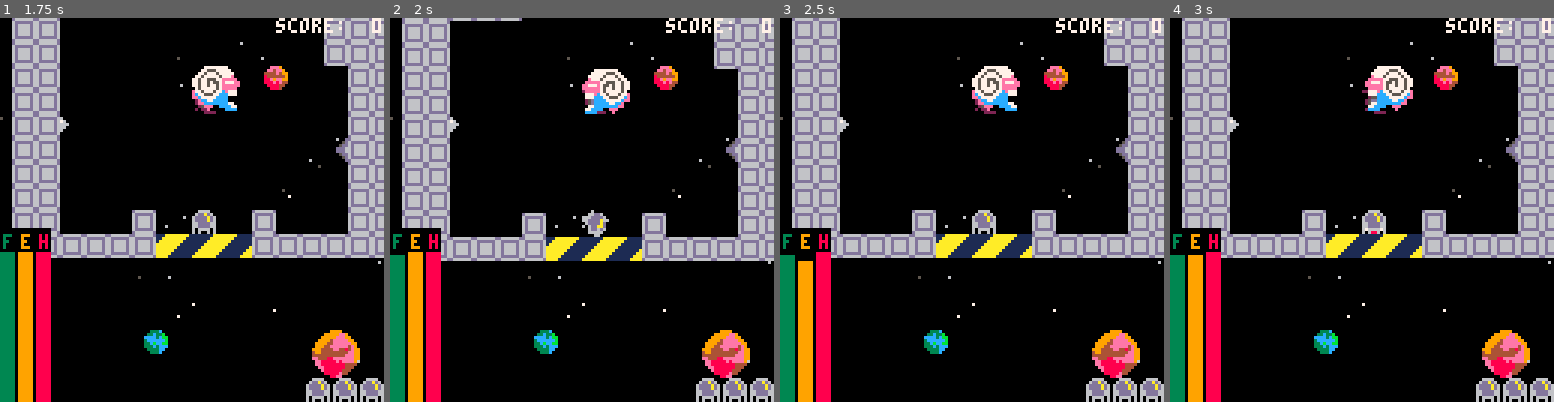
Above: before the commit, frames 1-4 (left to right).
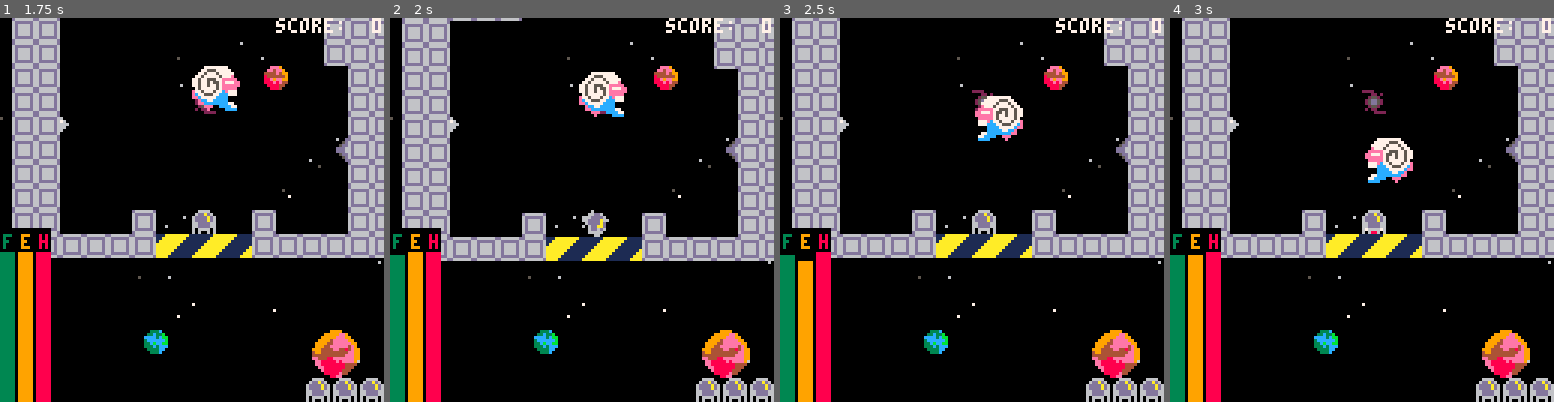
Above: after the commit, the same moments.

Repository: ChubbRck/KidOrion
Game: PICO-8 cartridge kidorion.p8
The game is run twice, just before and just after one commit, with the same random seed, the same clock (stepped at 60 frames per second) and the same inputs.
Inputs:
- Up to frame 1 (1.75 s): tap X (X key) at 0.33, 1.07 s; tap O (Z key) at 0.7, 1.7 s; hold Right from 1.6 s (still down)
- Up to frame 2 (2 s): keep holding Right; tap X (X key) at 1.85 s
- Up to frame 3 (2.5 s): release Right at 2.1 s; tap O (Z key) at 2.1 s; hold Up 2.15-2.42 s; hold Right from 2.47 s (still down)
- Up to frame 4 (3 s): keep holding Right; tap O (Z key) at 2.5, 2.9 s; tap X (X key) at 2.97 s

Frame 1 is identical in both runs. In frame 2, 1.0% of the frame differs, in the area x 49-63%, y 13-26%; in frame 3, 1.9%; in frame 4, 2.2%, in the area x 50-64%, y 12-43%.

Commit message:
Refined space ram behavior

Diff:
--- a/kidorion.p8
+++ b/kidorion.p8
@@ -294,7 +294,7 @@
 levelcounter = 1
 paltimer = 1
 clevel = levels[levelcounter]
-clevel = level1
+--clevel = level1
 
 function storeitem(tile,locx,locy)
 local item = {
@@ -323,19 +323,15 @@
 mset(x,y,t)
 end
 end
-function resetcamera()
-camera(0,0)
-end
+
 function lerp(a,b,t)
 	return (1-t)*a+t*b
 end
 
 function runtitlescreen()
 paltimer +=1
-	 if (btnp(4)) then
-	 	cls()
-	 	state = 1.5
-	 end
+	 if (btnp(4)) cls() state = 1.5
+
 
 	 -- add to string
 
@@ -379,22 +375,18 @@
 			p.energy += .5
 			end
 		g.spritethruster = 4
-			if not p.landed then
-				p.accel.y = g.gravity
-				p.accel.x = 0
-			end
+			if (not p.landed) p.accel.y = g.gravity p.accel.x = 0
+
 		end
 
 		if (btn(0)) then
 			--p.accel.x = -.01
-			if not p.landed then
-				p.rot += 0.03125
-			end
+			if (not p.landed) p.rot += 0.03125
+
 		elseif (btn(1)) then
 			--p.accel.x = .01
-			if not p.landed then
-			p.rot -= .03125
-			end
+			if (not p.landed) p.rot -= .03125
+
 		else
 			--p.accel.x = 0
 		end
@@ -676,7 +668,8 @@
 		end
 	end
 	if state == 2.5 then
-	resetcamera()
+	camera(0,0)
+
 	if (btnp(4)) then
 	 	cls()
 	 	resetplayer()
@@ -811,7 +804,7 @@
 end
 function nextlevel()
 resetmsgs()
-resetcamera()
+camera(0,0)
 resetplayer()
 restoreitems()
 clearcache()
@@ -1320,21 +1313,52 @@
 end
 
 function updatespaceram()
-	spaceram.velx = spaceram.velx + spaceram.accelx
-	spaceram.vely = spaceram.vely + spaceram.accely
+	spaceram.velx += spaceram.accelx
+	spaceram.vely += spaceram.accely
+
+	if spaceram.velx > 1 then
+		spaceram.velx = 1
+		end
+		if spaceram.velx < -1 then
+		spaceram.velx = -1
+		end
+		if spaceram.vely > 1 then
+		spaceram.vely = 1
+		end
+		if spaceram.vely < -1 then
+		spaceram.vely = -1
+		end
 	--spaceram.velx = 1 + spaceram.accelx
-	spaceram.x = spaceram.x + spaceram.velx
-	spaceram.y = spaceram.y + spaceram.vely
+	spaceram.x += spaceram.velx
+	spaceram.y += spaceram.vely
 	local dist = abs(p.x - spaceram.x) + abs(p.y - spaceram.y)
 
-if dist < 10000 then
+if dist < 100 then
 	 -- seek
 	 if spaceram.x > p.x then
-	 spaceram.accelx = -.01
+	 spaceram.accelx = -.03
 	 --spaceram.velx = 2
 	 else
-	 spaceram.accelx = .01
+	 spaceram.accelx = .03
 	 end
+
+	 if spaceram.y > p.y then
+	 spaceram.accely = -.04
+	 --spaceram.velx = 2
+	 else
+	 spaceram.accely = .04
+	 end
+	else
+
+	local ch1 = flr(rnd(3))-1
+	local ch2 = flr(rnd(3))-1
+
+		if g.timer - g.marktimer >= 2 then
+		spaceram.accelx = ch1 * rnd(.005)
+		spaceram.accely = ch2 * rnd(.005)
+  g.marktimer = g.timer
+
+	end
 	end
  	-- if spaceram is near player, move toward him
  	-- otherwise, if spaceram is too far from original location, head back
@@ -1374,21 +1398,21 @@
 	 	cursor(15,-90)
 	 	print("extra fuel")
 
-	 	cursor(120,-126)
-	 	color(13)
-	 	print("gems are")
-	 	cursor(120,-120)
-	 	print("bonus points")
-
-	 	cursor(44,-180)
-	 	print("get energy")
-	 	cursor(48,-174)
-	 	print("to boost")
-
-	 	cursor(50,-300)
-	 	print("land to")
-	 	cursor(50,-294)
-	 	print("advamce")
+	-- 	cursor(120,-126)
+	-- 	color(13)
+	-- 	print("gems are")
+	 --	cursor(120,-120)
+	-- 	print("bonus points")
+
+	 --	cursor(44,-180)
+	 --	print("get energy")
+	 --	cursor(48,-174)
+	 --	print("to boost")
+
+	 --	cursor(50,-300)
+	 	--print("land to")
+	 	--cursor(50,-294)
+	 	--print("advamce")
 
 
 	 end
